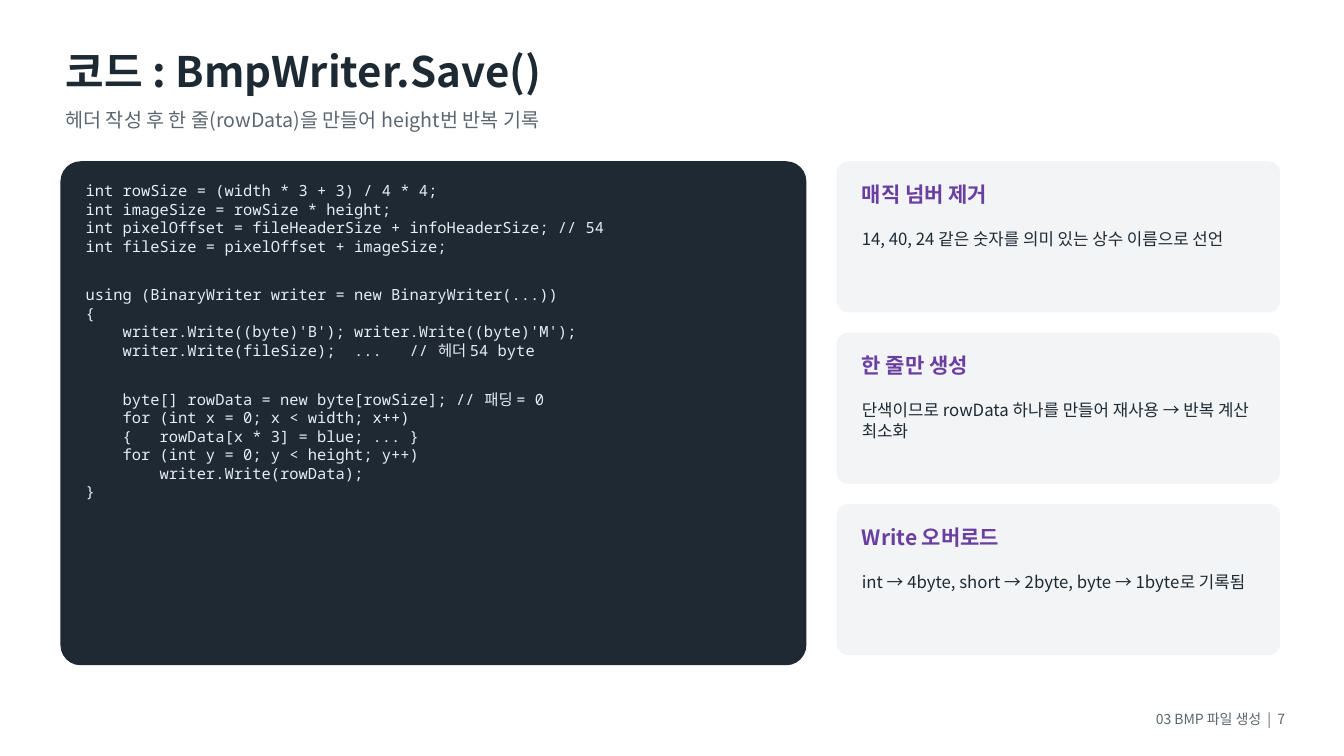
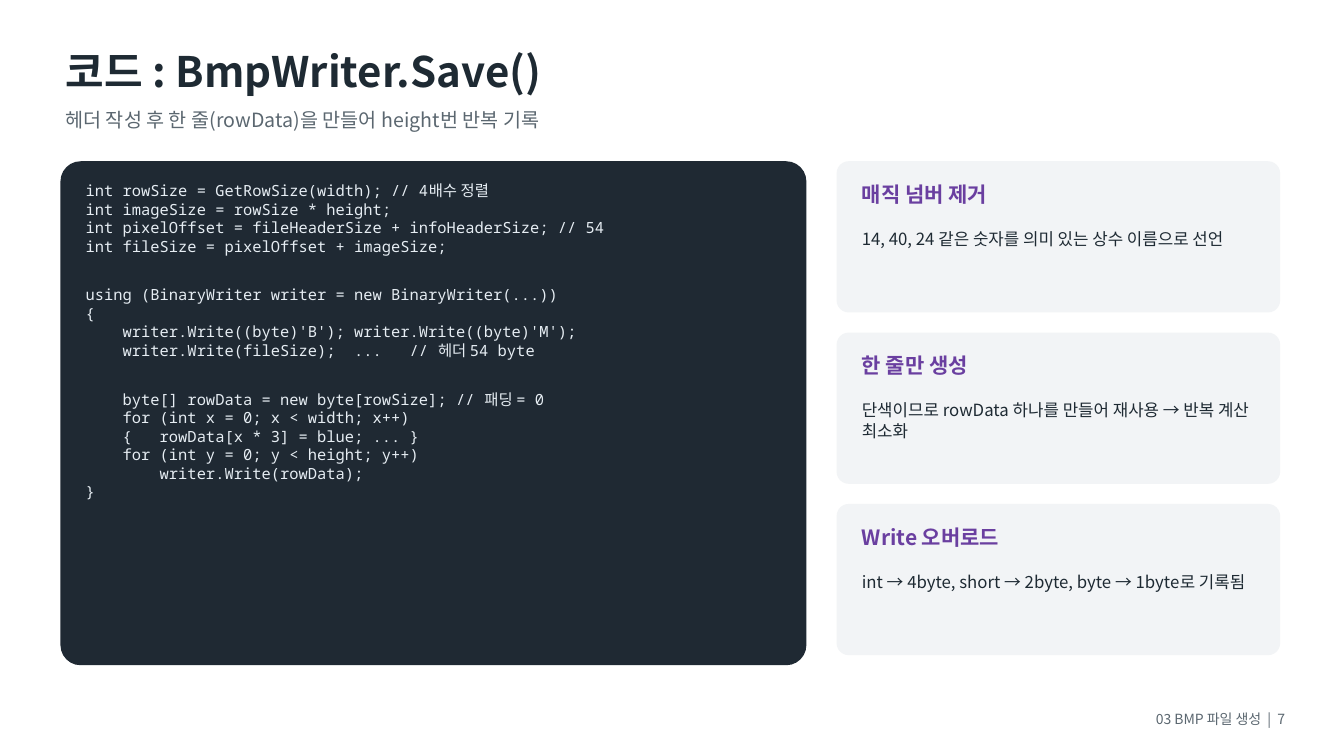
Before and after one commit to ehddnjs198/Seminar, a slide deck: slide 7 of PPT/03_BMP파일생성.pptx. Drawn at 1344x756 pixels with LibreOffice and Linux fonts; fonts in the diff are those of the drawing. Boxes give left, top, right and bottom in pixels: in the first picture for what was removed or moved away, otherwise in the second. Text is boxed around its words. In the diff, an @@ line names an element or a change of style, - is before the commit and + after.

```diff
--- a/PPT/03_BMP파일생성.pptx
+++ b/PPT/03_BMP파일생성.pptx
@@ text at (86, 183, 489, 199): text changed @@
-int rowSize = (width * 3 + 3) / 4 * 4;
+int rowSize = GetRowSize(width); // 4배수 정렬
```
Also in this commit, not shown: 8 other slides changed, 2 slides added, 1 slide removed, 4 other files.
